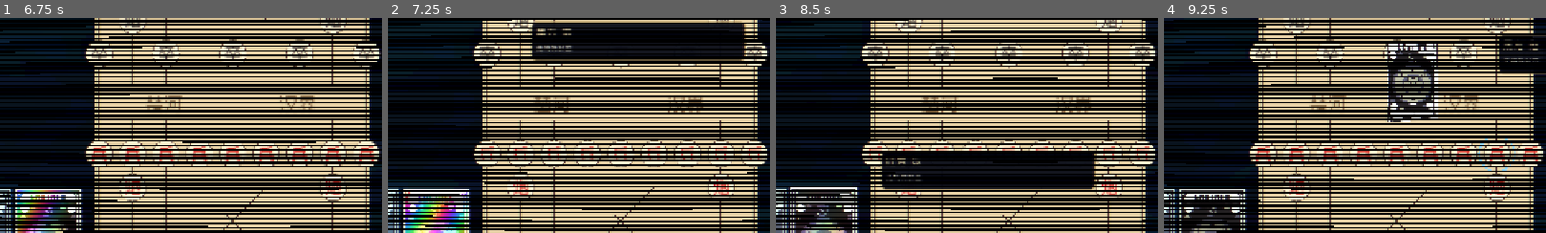
Above: before the commit, frames 1-4 (left to right).
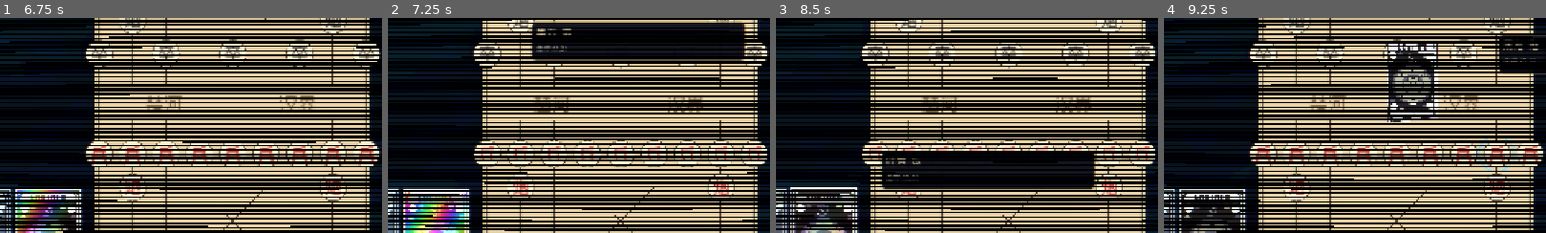
Above: after the commit, the same moments.

Repository: Lurongshika/ChessGame
Game: Godot game, scene res://scenes/game.tscn
The game is run twice, just before and just after one commit, with the same random seed, the same clock (stepped at 60 frames per second) and the same inputs. This scene is started directly instead of the project's main scene.
Inputs (mouse positions are % of the whole screen's width and height, from its top left):
- Up to frame 1 (6.75 s): click "对局记录" at 0.5 s; click "对局记录" at 1.25 s; click "对局记录" at 2 s; tap Enter at 2.75 s; drag from (34, 45) to (60, 28) at 2.77 s; drag from (34, 45) to (45, 70) at 3.52 s; move the mouse to (34, 46) at 4.27 s; tap Tab at 4.35 s; click (34, 46) at 4.42 s; drag from (34, 46) to (20, 35) at 5.02 s; drag from (34, 46) to (55, 50) at 5.77 s; drag from (34, 45) to (35, 25) at 6.52 s
- Up to frame 2 (7.25 s): no input
- Up to frame 3 (8.5 s): move the mouse to (5, 78) at 7.27 s; tap Tab at 7.35 s; click (5, 78) at 7.42 s; drag from (14, 78) to (30, 55) at 8.02 s
- Up to frame 4 (9.25 s): drag from (24, 78) to (60, 28) at 8.77 s
The pictures show only the part of the screen within x 17-67%, y 26-76%; the shares and areas given below are measured in that part.

Frame 1 is identical in both runs. In frame 2, 0.1% of the frame differs, in the area x 39-49%, y 12-16%; in frame 3, less than 0.1%; in frame 4, less than 0.1%.

Commit message:
feat: 棋子解释框加坐标;对局记录改坐标点对、去掉'某方'
- _piece_status_lines/_piece_status_lines4:正文首行加 '坐标:(x,y)'
- 2p _refresh_move_log:去掉 '红/黑方' 与棋子名,走子用 '(%d,%d)→(%d,%d)';技能'技能[名]'
- 4p 记录(6582 走子/829 技能)去掉 _side_short4 与棋子名,走子用坐标点对
- 验证:工具提示首行坐标、move_history 记录完整

Diff:
--- a/scripts/game.gd
+++ b/scripts/game.gd
@@ -826,7 +826,7 @@
 
 func _record_skill4(side: int, perk_id: String) -> void:
 	var nm: String = perks_data[perk_id]["name"] if perks_data.has(perk_id) else perk_id
-	_record4_history.append({"text": "%s 使用[%s]" % [_side_short4(side), nm], "turn": turn4, "side": side})
+	_record4_history.append({"text": "使用[%s]" % [nm], "turn": turn4, "side": side})
 	_refresh_record4()
 
 
@@ -4186,12 +4186,11 @@
 		if t < 0:
 			t = i / 2 + 1  # 旧存档兜底
 		var g: int = t  # 同一回合的红方与黑方步数合并到一行
-		var side_name := "红" if side == R.Side.RED else "黑"
 		var text: String
 		if m.get("kind", "move") == "skill":
-			text = "%s方 技能[%s]" % [side_name, name]
+			text = "技能[%s]" % [name]
 		else:
-			text = "%s%s %d%d→%d%d" % [side_name, name, m["from"].x, m["from"].y, m["to"].x, m["to"].y]
+			text = "(%d,%d)→(%d,%d)" % [m["from"].x, m["from"].y, m["to"].x, m["to"].y]
 			if m.get("kind", "move") == "free_retreat":
 				text += "退"
 		if not groups.has(g):
@@ -4529,6 +4528,7 @@
 func _piece_status_lines(pos: Vector2i, p: Dictionary) -> Array:
 	var side: int = p["side"]
 	var lines: Array = []
+	lines.append("坐标:(%d,%d)" % [pos.x, pos.y])
 	if poison_map.has(pos):
 		lines.append("死亡状态:剩余 %d 回合(移动解毒,到期摧毁)" % int(poison_map[pos]))
 	if invincible_piece == pos and invincible_piece_turns > 0:
@@ -4558,6 +4558,7 @@
 func _piece_status_lines4(pos: Vector2i, p: Dictionary) -> Array:
 	var side: int = p["side"]
 	var lines: Array = []
+	lines.append("坐标:(%d,%d)" % [pos.x, pos.y])
 	if poison_map4.has(pos):
 		lines.append("死亡状态:剩余 %d 回合(移动解毒,到期摧毁)" % int(poison_map4[pos]))
 	if invincible_piece4 == pos and invincible_piece_turns4 > 0:
@@ -6580,7 +6581,7 @@
 		_show_status4("%s 兵晋升为后!" % _side_display_name(side))
 	# 四人:记录走子
 	var piece_name: String = R.PIECE_NAMES[mover["type"]] if (side == 0 or side == 2) else R.PIECE_NAMES_BLACK[mover["type"]]
-	_record4_history.append({"text": "%s %s %d%d→%d%d" % [_side_short4(side), piece_name, from.x, from.y, to.x, to.y], "turn": turn4, "side": side})
+	_record4_history.append({"text": "(%d,%d)→(%d,%d)" % [from.x, from.y, to.x, to.y], "turn": turn4, "side": side})
 	_refresh_record4()
 	if captured != null:
 		# 吃子特效:屏幕震动 + 被吃子粒子破碎
